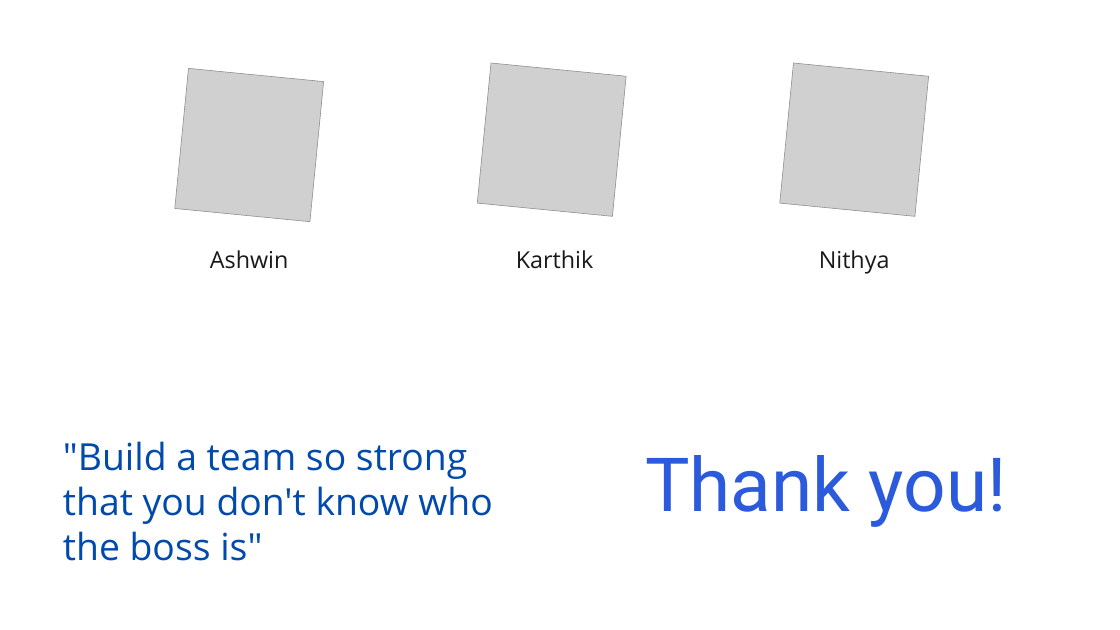
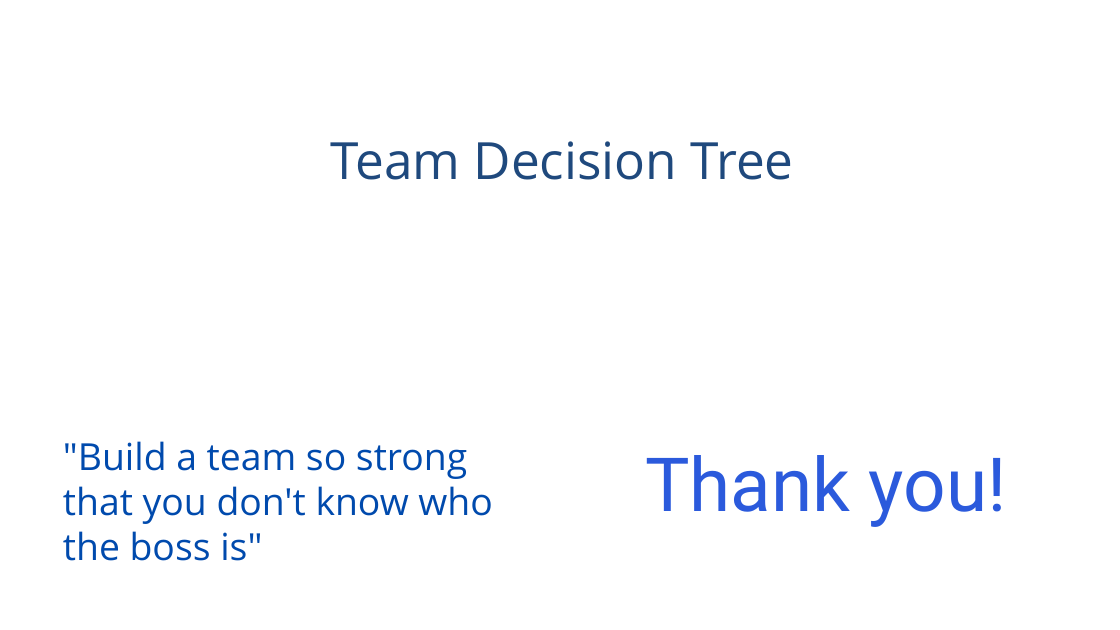
Before and after one commit to Akhila99/AgroBot-SheHacks-DecisionTree, a slide deck: slide 6 of Agrobot.pptx. Drawn at 1120x630 pixels with LibreOffice and Linux fonts; fonts in the diff are those of the drawing; grey boxes stand for pictures. Boxes give left, top, right and bottom in pixels: in the first picture for what was removed or moved away, otherwise in the second. Text is boxed around its words. In the diff, an @@ line names an element or a change of style, - is before the commit and + after.

```diff
--- a/Agrobot.pptx
+++ b/Agrobot.pptx
@@ picture removed at box(175, 68, 324, 221) @@
@@ picture removed at box(186, 74, 312, 195) @@
@@ picture removed at box(477, 63, 626, 216) @@
@@ picture removed at box(489, 69, 614, 190) @@
@@ picture removed at box(780, 63, 929, 216) @@
@@ picture removed at box(791, 69, 917, 190) @@
@@ text added at box(331, 141, 793, 180), 66 pt, text #1F497D @@
+Team Decision Tree
@@ text removed at box(210, 250, 288, 269) @@
-Ashwin
@@ text removed at box(516, 250, 593, 269) @@
-Karthik
@@ text removed at box(819, 250, 890, 274) @@
-Nithya
```
Also in this commit, not shown: 2 other slides changed.
